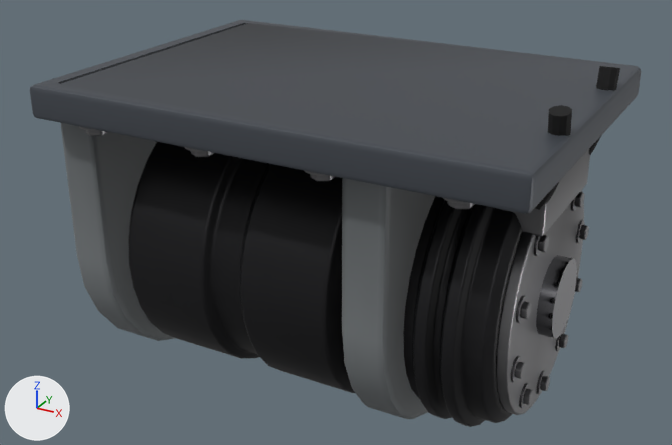
One commit to the glTF model assets/export/models/bastion.bend_front_left.glb: the scene before it, then after it.
Before and after are seen from a 50 mm lens placed at (1.288, -2.109, 0.876), pointed at (0.112, 0.029, -0.193). Every picture has the same lights, and +X, +Y and +Z are marked at lower left. The picture after the commit comes second. Vertices at exactly the same position are counted once.

The older version as bpy lines, for what is in view:
```python
ob_mesh_0 = bpy.data.objects.new('Mesh_0', me_mesh_0)
ob_mesh_0.location = (0.0, 0.0, 0.0)
```
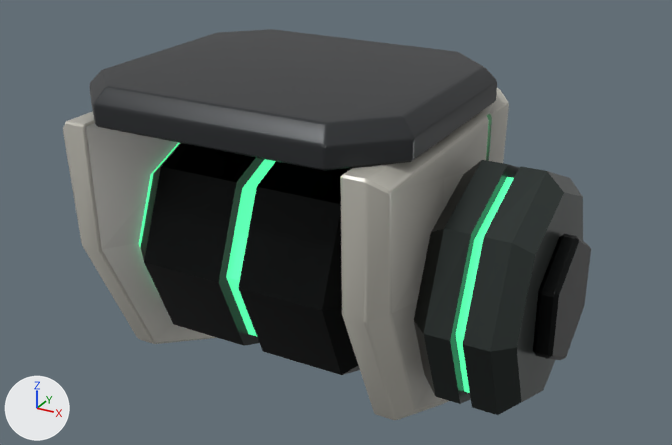
Changed parts and their boxes [x1, y1, x2, y2] in the pictures (672 x 445 px):
'Mesh_0', reshaped (14% narrower)
    before: [30, 20, 641, 427]
    after: [63, 29, 591, 420]
part 1 of me_mesh_0, added (green)
    after: [226, 159, 276, 337]
part 2 of me_mesh_0, added
    after: [455, 177, 514, 393]
part 3 of me_mesh_0, rebuilt
    before: [128, 142, 355, 393]
    after: [141, 143, 264, 346]
part 4 of me_mesh_0, rebuilt (36% wider, 11% taller)
    before: [496, 190, 584, 415]
    after: [463, 166, 583, 415]
part 5 of me_mesh_0, rebuilt
    before: [61, 123, 175, 341]
    after: [63, 111, 217, 344]
part 6 of me_mesh_0, rebuilt
    before: [342, 178, 435, 419]
    after: [340, 88, 509, 420]
part 7 of me_mesh_0, rebuilt (33% narrower, 27% shorter)
    before: [30, 20, 641, 214]
    after: [90, 29, 497, 171]
part 8 of me_mesh_0, added
    after: [533, 234, 591, 360]
part 9 of me_mesh_0, added (mostly hidden)
    after: [139, 143, 180, 248]
part 10 of me_mesh_0, added
    after: [238, 162, 360, 375]
part 11 of me_mesh_0, deleted
    before: [79, 66, 620, 408]
part 12 of me_mesh_0, cut back
    before: [403, 196, 522, 427]
    after: [414, 160, 519, 404]

The change, as a diff of the scene's bpy script:
```diff
--- a/assets/export/models/bastion.bend_front_left.glb.py
+++ b/assets/export/models/bastion.bend_front_left.glb.py
@@ mat_armor @@
 n0 = _N.new('ShaderNodeBsdfPrincipled'); n0.name = 'Principled BSDF'
 n0.inputs[1].default_value = 0.25  # 'Metallic'
-n0.inputs[2].default_value = 0.55  # 'Roughness'
+n0.inputs[2].default_value = 0.35  # 'Roughness'
 n1 = _N.new('ShaderNodeOutputMaterial'); n1.name = 'Material Output'
@@ mat_armor @@
 n2 = _N.new('ShaderNodeMix'); n2.name = 'Mix'
 n2.inputs[0].default_value = 1.0  # 'Factor'
-n2.inputs[7].default_value = (0.233, 0.253, 0.263, 1.0)  # 'B', grey #858a8c
+n2.inputs[7].default_value = (0.57, 0.554, 0.492, 1.0)  # 'B', light grey #c7c4ba
 n3 = _N.new('ShaderNodeVertexColor'); n3.name = 'Color Attribute'
@@ mat_armor2 @@
 n2 = _N.new('ShaderNodeMix'); n2.name = 'Mix'
 n2.inputs[0].default_value = 1.0  # 'Factor'
-n2.inputs[7].default_value = (0.0732, 0.0835, 0.1, 1.0)  # 'B', dark grey #4c5259
+n2.inputs[7].default_value = (0.0331, 0.0363, 0.0397, 1.0)  # 'B', dark grey #333638
 n3 = _N.new('ShaderNodeVertexColor'); n3.name = 'Color Attribute'
@@ mat_metal @@
 n0 = _N.new('ShaderNodeBsdfPrincipled'); n0.name = 'Principled BSDF'
 n0.inputs[1].default_value = 1.0  # 'Metallic'
-n0.inputs[2].default_value = 0.35  # 'Roughness'
+n0.inputs[2].default_value = 0.28  # 'Roughness'
 n1 = _N.new('ShaderNodeOutputMaterial'); n1.name = 'Material Output'
@@ mat_metal @@
 n2 = _N.new('ShaderNodeMix'); n2.name = 'Mix'
 n2.inputs[0].default_value = 1.0  # 'Factor'
-n2.inputs[7].default_value = (0.274, 0.274, 0.285, 1.0)  # 'B', grey #8f8f91
+n2.inputs[7].default_value = (0.0732, 0.089, 0.0835, 1.0)  # 'B', dark grey #4c5452
 n3 = _N.new('ShaderNodeVertexColor'); n3.name = 'Color Attribute'
@@ mat_light @@
+mat_light = bpy.data.materials.new('light')
+# nodes: BsdfPrincipled, Mix, OutputMaterial, VertexColor
+# colours: green #59ffad, mixed with the vertex colours
@@ me_mesh_0 @@
-me_mesh_0.from_pydata(...)  # 5204 vertices, 10128 faces; spans x -0.648..0.819, y -0.476..0.476, z -0.658..0.305
+me_mesh_0.from_pydata(...)  # 646 vertices, 1236 faces; spans x -0.59..0.81, y -0.425..0.425, z -0.749..0.25
+# me_mesh_0 part 1: a new loose piece, an 8-sided cylinder along x spanning x -0.032..0.032, y -0.314..0.314, z -0.564..0.064, in mat_light
+# me_mesh_0 part 2: a new loose piece, an 8-sided cylinder along x spanning x 0.613..0.647, y -0.298..0.298, z -0.548..0.048, in mat_light
+# me_mesh_0 part 3: the loose piece of 770 vertices spanning x -0.335..0.335, y -0.383..0.383, z -0.633..0.133 is rebuilt with 26 vertices and now spans x -0.35..-0.031, y -0.349..0.349, z -0.599..0.098
+# me_mesh_0 part 4: the loose piece of 192 vertices spanning x 0.72..0.75, y -0.314..0.314, z -0.564..0.064 is rebuilt with 26 vertices and now spans x 0.646..0.76, y -0.331..0.332, z -0.582..0.081
+# me_mesh_0 part 5: the loose piece of 114 vertices spanning x -0.48..-0.36, y -0.408..0.408, z -0.658..0.16 is rebuilt with 94 vertices and now spans x -0.48..-0.37, y -0.425..0.425, z -0.749..0.15
+# me_mesh_0 part 6: the loose piece of 114 vertices spanning x 0.36..0.48, y -0.408..0.408, z -0.658..0.16 is rebuilt with 94 vertices and now spans x 0.37..0.48, y -0.425..0.425, z -0.749..0.15
+# me_mesh_0 part 7: the loose piece of 64 vertices spanning x -0.5..0.819, y -0.476..0.476, z 0.16..0.25 is rebuilt with 138 vertices and now spans x -0.48..0.48, y -0.425..0.425, z 0.15..0.25
+# me_mesh_0 part 8: a new loose piece of 36 vertices spanning x 0.76..0.81, y -0.155..0.155, z -0.424..-0.076, in mat_dark
+# me_mesh_0 part 9: a new loose piece of 32 vertices spanning x -0.37..-0.35, y -0.264..0.264, z -0.514..0.014, in mat_light
+# me_mesh_0 part 10: a new loose piece of 26 vertices spanning x 0.031..0.35, y -0.348..0.349, z -0.599..0.098, in mat_dark
+# me_mesh_0 part 11: 62 loose pieces with 2708 vertices, spanning x -0.648..0.812, y -0.46..0.46, z -0.543..0.305, are deleted
+# me_mesh_0 part 12: 1097 vertices removed from x -0.54..0.72, y -0.376..0.376, z -0.626..0.126; 25 vertices added at x 0.5..0.614, y -0.331..0.332, z -0.581..0.081
+# other edits to the shape of me_mesh_0 do not show in these pictures
 me_mesh_0.materials.append(mat_armor)
 me_mesh_0.materials.append(mat_armor2)
-me_mesh_0.materials.append(mat_chrome)
 me_mesh_0.materials.append(mat_dark)
 me_mesh_0.materials.append(mat_metal)
-me_mesh_0.materials.append(mat_rubber)
+me_mesh_0.materials.append(mat_light)
```
